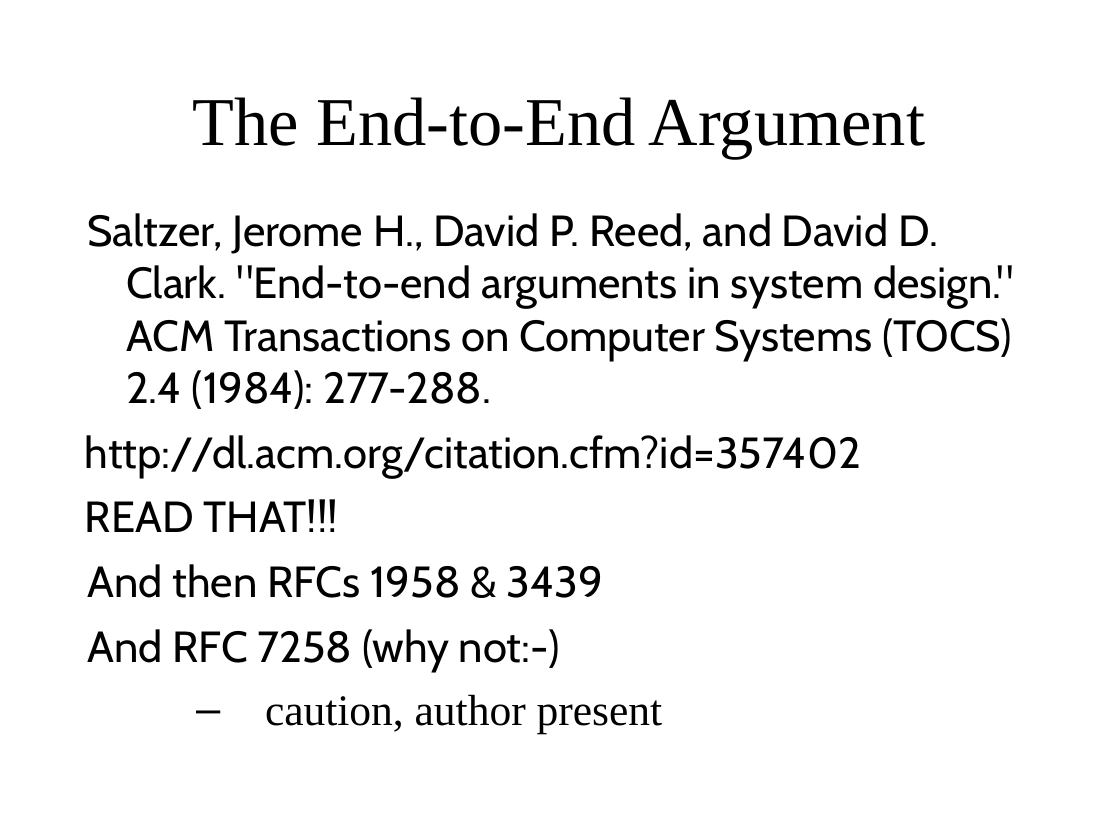
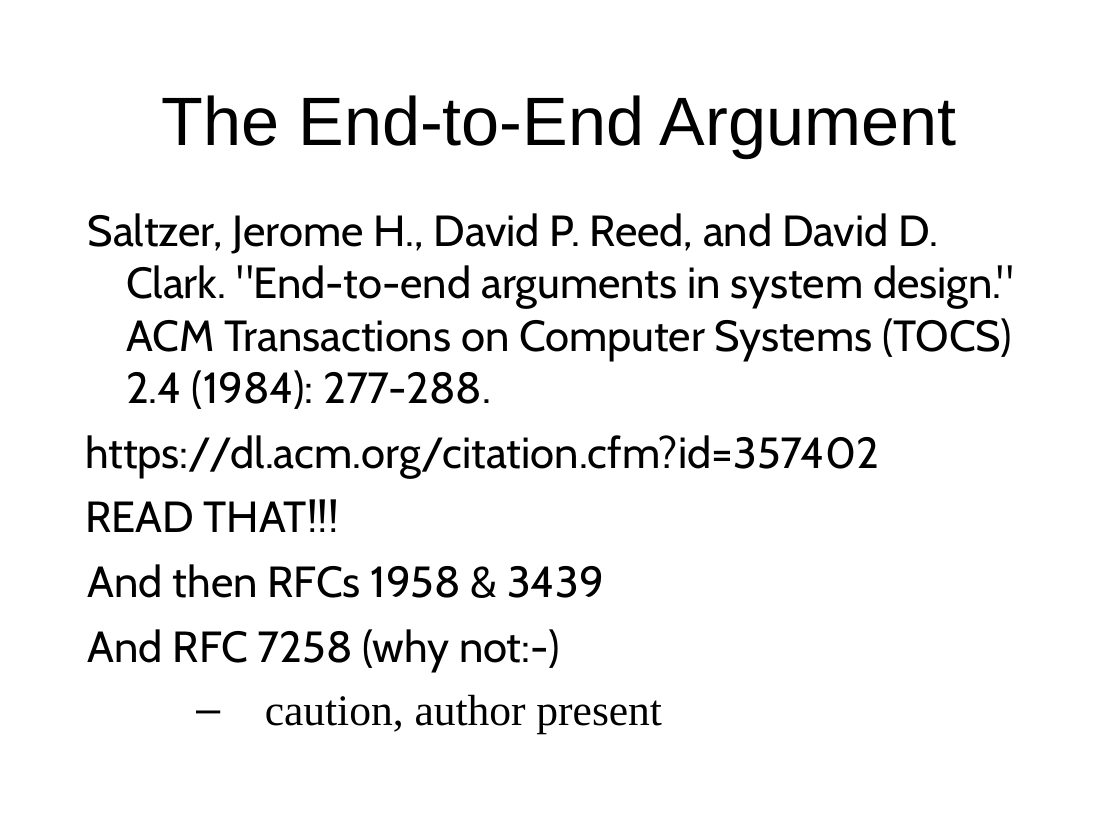
Before and after one commit to sftcd/cs7053, a slide deck: slide 35 of 2016lectures/02-concepts.ppt (slide 34 before the commit). Drawn at 1120x840 pixels with LibreOffice and Linux fonts; fonts in the diff are those of the drawing. Boxes give left, top, right and bottom in pixels: in the first picture for what was removed or moved away, otherwise in the second. Text is boxed around its words. In the diff, an @@ line names an element or a change of style, - is before the commit and + after.

```diff
--- a/2016lectures/02-concepts.ppt
+++ b/2016lectures/02-concepts.ppt
@@ title "The End-to-End Argument" at [162, 95, 957, 157]: font Times New Roman to Arial @@
@@ text at [85, 435, 879, 478]: text changed @@
-http://dl.acm.org/citation.cfm?id=357402
+https://dl.acm.org/citation.cfm?id=357402
```
Also in this commit, not shown: 42 other slides changed, 4 slides added, 5 other files.
